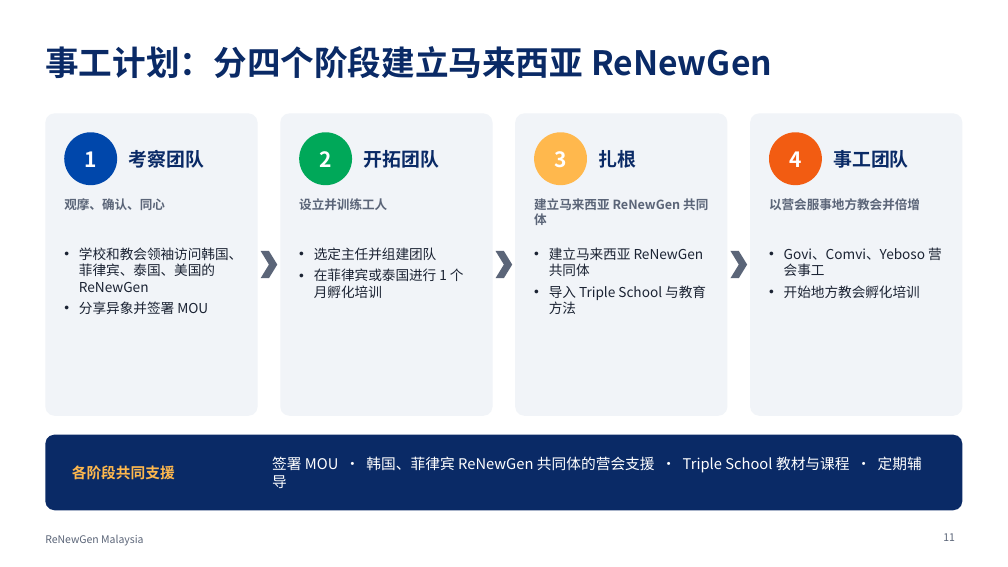
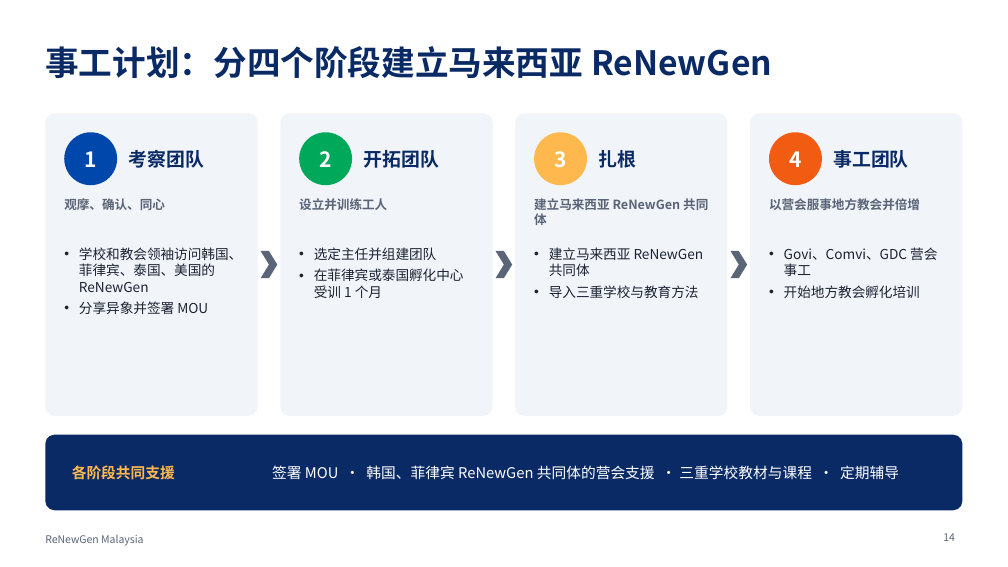
Before and after one commit to ChampionJohan/Johan, a slide deck: slide 14 of renewgen-malaysia/ReNewGen_Malaysia_ZH.pptx (slide 11 before the commit). Drawn at 1008x567 pixels with LibreOffice and Linux fonts; fonts in the diff are those of the drawing. Boxes give left, top, right and bottom in pixels: in the first picture for what was removed or moved away, otherwise in the second. Text is boxed around its words. In the diff, an @@ line names an element or a change of style, - is before the commit and + after.

```diff
--- a/renewgen-malaysia/ReNewGen_Malaysia_ZH.pptx
+++ b/renewgen-malaysia/ReNewGen_Malaysia_ZH.pptx
@@ text at (314,268,464,298): text changed @@
-• 在菲律宾或泰国进行 1 个月孵化培训
+• 在菲律宾或泰国孵化中心受训 1 个月
@@ text at (784,247,937,276): text changed @@
-• Govi、Comvi、Yeboso 营会事工
+• Govi、Comvi、GDC 营会事工
@@ text at (549,285,699,298): text changed @@
-• 导入 Triple School 与教育方法
+• 导入三重学校与教育方法
@@ text at (272,465,899,480): text changed @@
-签署 MOU · 韩国、菲律宾 ReNewGen 共同体的营会支援 · Triple School 教材与课程 · 定期辅导
+签署 MOU · 韩国、菲律宾 ReNewGen 共同体的营会支援 · 三重学校教材与课程 · 定期辅导
@@ page number at (943,533,955,541): text changed @@
-11
+14
```
Also in this commit, not shown: 11 other slides changed, 3 slides added, 9 other files.
